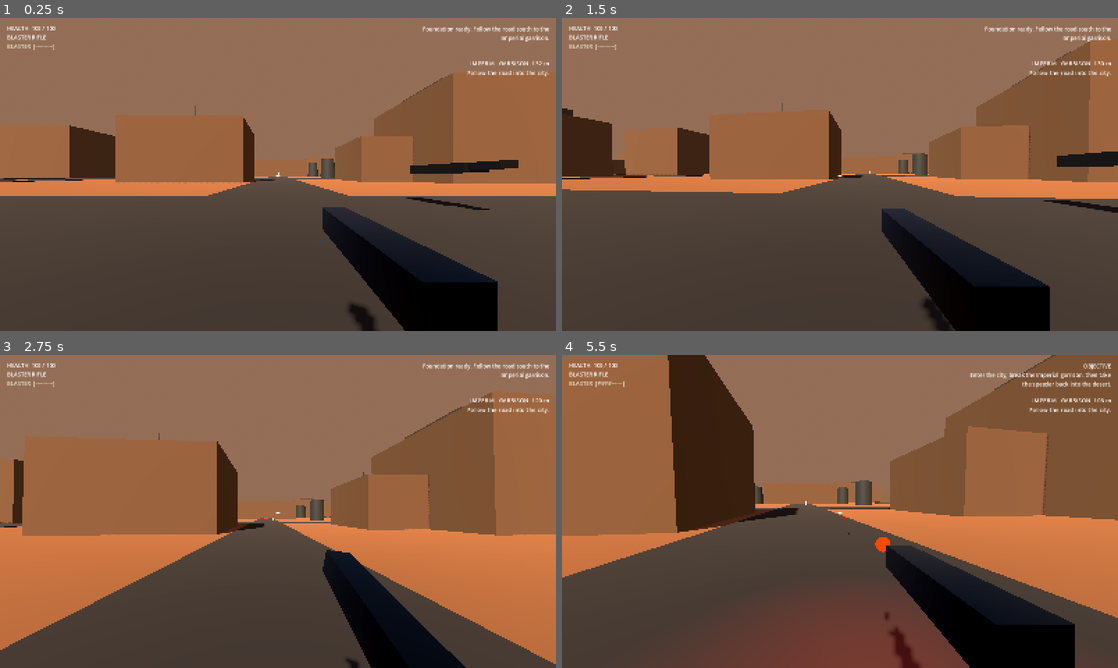
Above: before the commit, frames 1-4 (two rows, left to right).
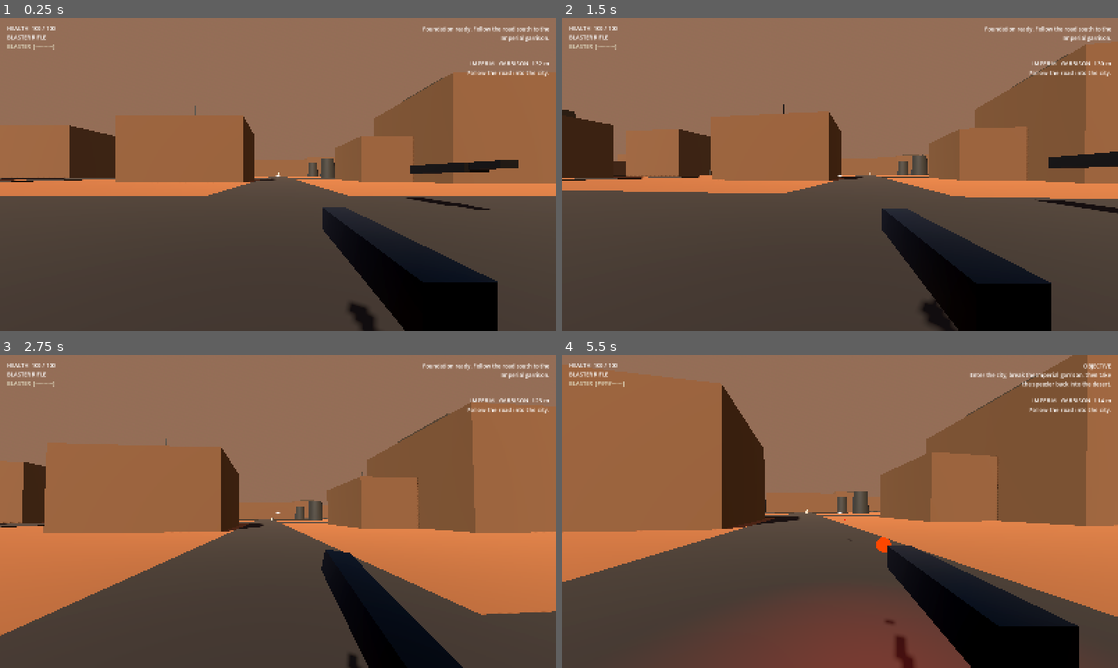
Above: after the commit, the same moments.

Repository: Deputy1389/far-horizon
Game: Godot game, scene res://game/scenes/main.tscn
The game is run twice, just before and just after one commit, with the same random seed, the same clock (stepped at 60 frames per second) and the same inputs.
Inputs (mouse positions are in pixels of both pictures, inside the frame that each line leads up to):
- Up to frame 1 (0.25 s): no input
- Up to frame 2 (1.5 s): tap Enter at 0.5 s; move the mouse to (867, 174) at 0.52 s; hold W (move_forward) from 0.53 s (still down); tap C (crouch) at 0.6 s; click (867, 174) at 0.67 s; tap Space (jump) at 0.77, 1.07 s; tap Z (prone) at 0.8, 1.35 s; move the mouse to (812, 174) at 1.27 s
- Up to frame 3 (2.75 s): keep holding W (move_forward); tap Space (jump) at 1.52, 1.82, 2.3 s; tap Shift (sprint) at 1.55 s; move the mouse to (289, 505) at 2.02 s; hold Shift (sprint) from 2.03 s (still down)
- Up to frame 4 (5.5 s): keep holding W (move_forward); move the mouse to (834, 517) at 2.77 s; release Shift (sprint) at 2.78 s; tap Space (jump) at 2.85, 3.02, 3.32, 3.77, 4.07, 4.52, 4.82, 5.3 s; click (834, 517) at 2.92 s; tap C (crouch) at 3.05, 4.35 s; move the mouse to (878, 514) at 3.52 s; hold Right mouse button (aim) 3.53-4.28 s; tap Z (prone) at 3.8 s; move the mouse to (795, 508) at 4.27 s; tap Shift (sprint) at 4.55 s; move the mouse to (845, 511) at 5.02 s; press the mouse at (845, 511) at 5.03 s

The runs differ from the first frame. In frame 1, less than 0.1% of the frame differs, in the area x 0-91%, y 20-62%; in frame 2, 2.4%; in frame 3, 7.7%; in frame 4, 17%, in the area x 0-100%, y 0-100%.

Commit message:
player: slow movement and replace inverted recoil with spring recoil

Diff:
--- a/game/scripts/player/fps_controller.gd
+++ b/game/scripts/player/fps_controller.gd
@@ -10,14 +10,14 @@
 const CROUCH := "crouch"
 const PRONE := "prone"
 
-@export var walk_speed := 6.2
-@export var sprint_speed := 10.5
-@export var crouch_speed := 3.4
-@export var prone_speed := 1.65
-@export var ground_acceleration := 34.0
-@export var ground_deceleration := 40.0
-@export var air_acceleration := 5.5
-@export var jump_velocity := 6.2
+@export var walk_speed := 4.8
+@export var sprint_speed := 7.4
+@export var crouch_speed := 2.7
+@export var prone_speed := 1.35
+@export var ground_acceleration := 27.0
+@export var ground_deceleration := 34.0
+@export var air_acceleration := 4.4
+@export var jump_velocity := 5.55
 @export var jump_buffer_window := 0.12
 @export var mouse_sensitivity := 0.00175
 @export var step_height := 0.42
@@ -47,6 +47,8 @@
 var bob_time := 0.0
 var landing_kick := 0.0
 var damage_roll := 0.0
+var recoil_pitch_offset := 0.0
+var recoil_yaw_offset := 0.0
 var was_grounded := false
 var footstep_distance := 0.0
 var footstep_index := 0
@@ -57,6 +59,7 @@
 var crouch_collision := CollisionShape3D.new()
 var prone_collision := CollisionShape3D.new()
 var head := Node3D.new()
+var recoil_pivot := Node3D.new()
 var camera := Camera3D.new()
 var weapons := WeaponController.new()
 
@@ -110,7 +113,8 @@
 	camera.fov = 80.0
 	camera.near = 0.05
 	camera.current = true
-	head.add_child(camera)
+	head.add_child(recoil_pivot)
+	recoil_pivot.add_child(camera)
 
 func _unhandled_input(event: InputEvent) -> void:
 	if event is InputEventMouseMotion and Input.mouse_mode == Input.MOUSE_MODE_CAPTURED:
@@ -130,6 +134,10 @@
 	physics_tick_count += 1
 	jump_cooldown = maxf(0.0, jump_cooldown - delta)
 	jump_buffer = maxf(0.0, jump_buffer - delta)
+	recoil_pitch_offset = lerpf(recoil_pitch_offset, 0.0, 1.0 - exp(-delta * 15.0))
+	recoil_yaw_offset = lerpf(recoil_yaw_offset, 0.0, 1.0 - exp(-delta * 17.0))
+	recoil_pivot.rotation.x = recoil_pitch_offset
+	recoil_pivot.rotation.y = recoil_yaw_offset
 	_update_health_regen(delta)
 
 	if active_vehicle != null and is_instance_valid(active_vehicle):
@@ -235,8 +243,8 @@
 	elif stance == PRONE:
 		bob_strength = 0.0
 
-	var bob_x := sin(bob_time) * 0.018 * bob_strength
-	var bob_y := absf(cos(bob_time * 2.0)) * 0.022 * bob_strength
+	var bob_x := sin(bob_time) * 0.011 * bob_strength
+	var bob_y := absf(cos(bob_time * 2.0)) * 0.014 * bob_strength
 	landing_kick = lerpf(landing_kick, 0.0, 1.0 - exp(-delta * 13.0))
 	damage_roll = lerpf(damage_roll, 0.0, 1.0 - exp(-delta * 10.0))
 	var target_camera_offset := Vector3(bob_x, bob_y - landing_kick, 0.0)
@@ -422,9 +430,19 @@
 		head.position.y = lerpf(head.position.y, 0.12, 0.35)
 
 func add_recoil(pitch_degrees: float, yaw_degrees: float) -> void:
-	pitch = clampf(pitch - deg_to_rad(pitch_degrees), deg_to_rad(-88.0), deg_to_rad(88.0))
-	head.rotation.x = pitch
-	rotate_y(deg_to_rad(yaw_degrees))
+	# Positive X pitch points the camera upward in Godot. Keep recoil on a
+	# spring pivot so shots climb and then settle instead of permanently
+	# dragging the player's look toward the ground.
+	recoil_pitch_offset = clampf(
+		recoil_pitch_offset + deg_to_rad(pitch_degrees),
+		deg_to_rad(-1.0),
+		deg_to_rad(4.5)
+	)
+	recoil_yaw_offset = clampf(
+		recoil_yaw_offset + deg_to_rad(yaw_degrees),
+		deg_to_rad(-1.8),
+		deg_to_rad(1.8)
+	)
 
 func _update_health_regen(delta: float) -> void:
 	health_regen_wait = maxf(0.0, health_regen_wait - delta)
